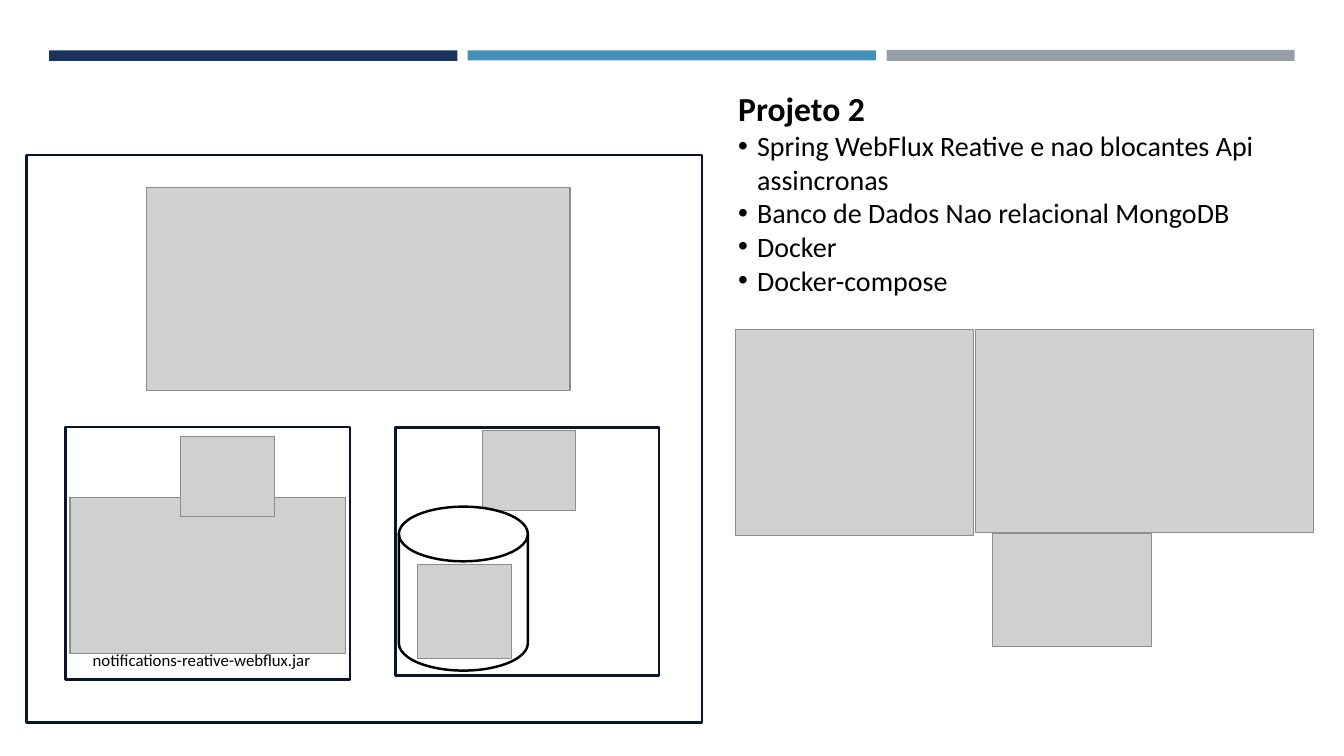
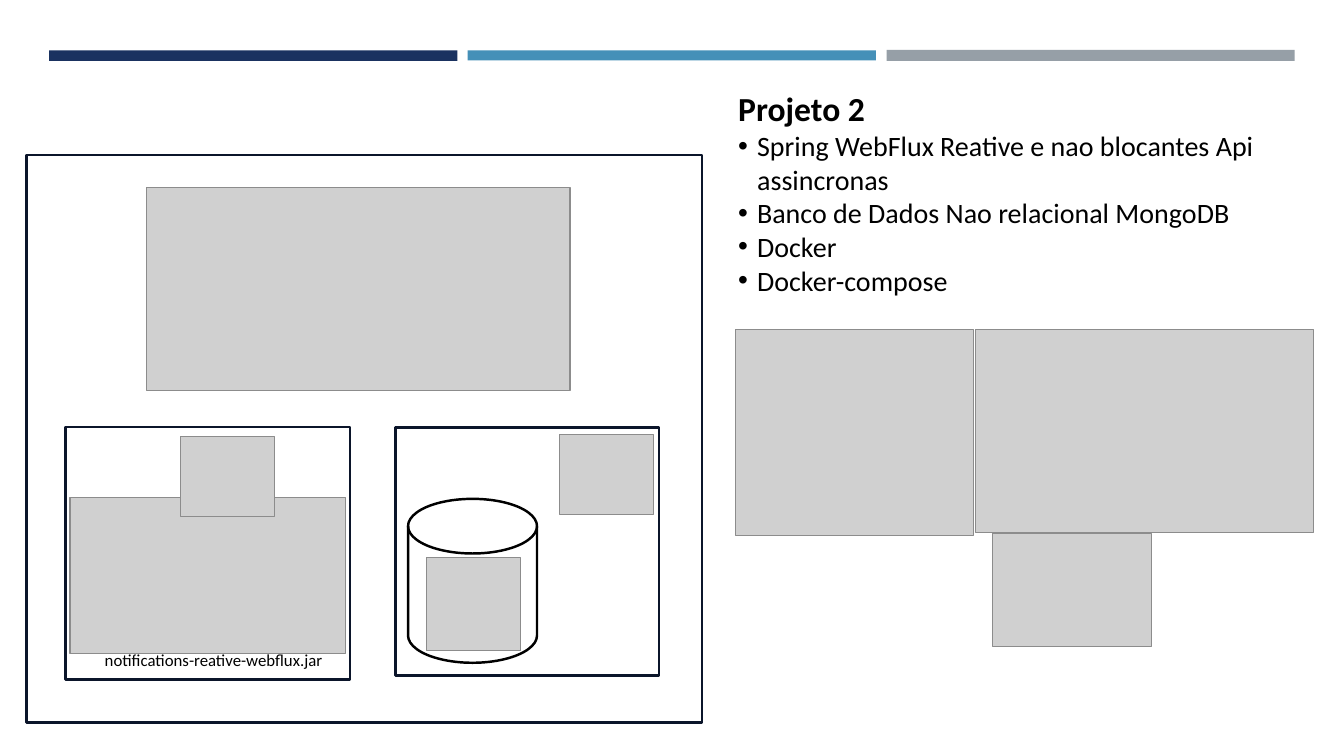
Before and after one commit to fahpsouza/notifications-reative-webflux, a slide deck: slide 2 of docs/Notifications Webflux Reative App.pptx. Drawn at 1344x756 pixels with LibreOffice and Linux fonts; fonts in the diff are those of the drawing; grey boxes stand for pictures. Boxes give left, top, right and bottom in pixels: in the first picture for what was removed or moved away, otherwise in the second. Text is boxed around its words. In the diff, an @@ line names an element or a change of style, - is before the commit and + after.

```diff
--- a/docs/Notifications Webflux Reative App.pptx
+++ b/docs/Notifications Webflux Reative App.pptx
@@ picture: place and size @@
-picture at [482, 431, 576, 510]
+picture at [560, 435, 653, 514]
@@ cylinder: place and size @@
-cylinder at [399, 507, 528, 671]
+cylinder at [408, 499, 537, 663]
@@ picture: place and size @@
-picture at [417, 565, 511, 658]
+picture at [426, 558, 520, 651]
@@ text "notifications-reative-webflux.jar" at [105, 653, 322, 669]: alignment left to right @@
```
Also in this commit, not shown: 17 other files.
